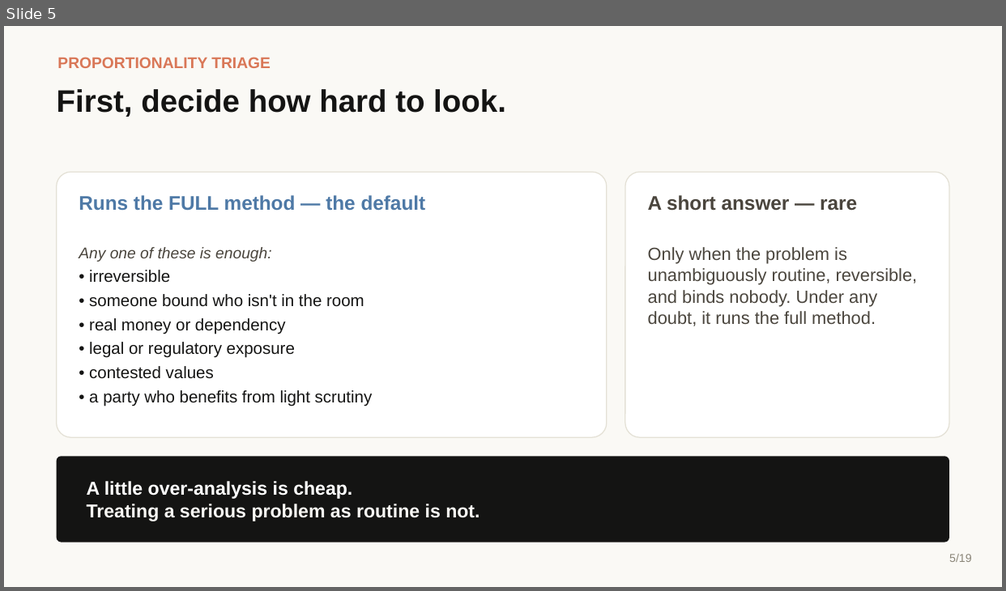
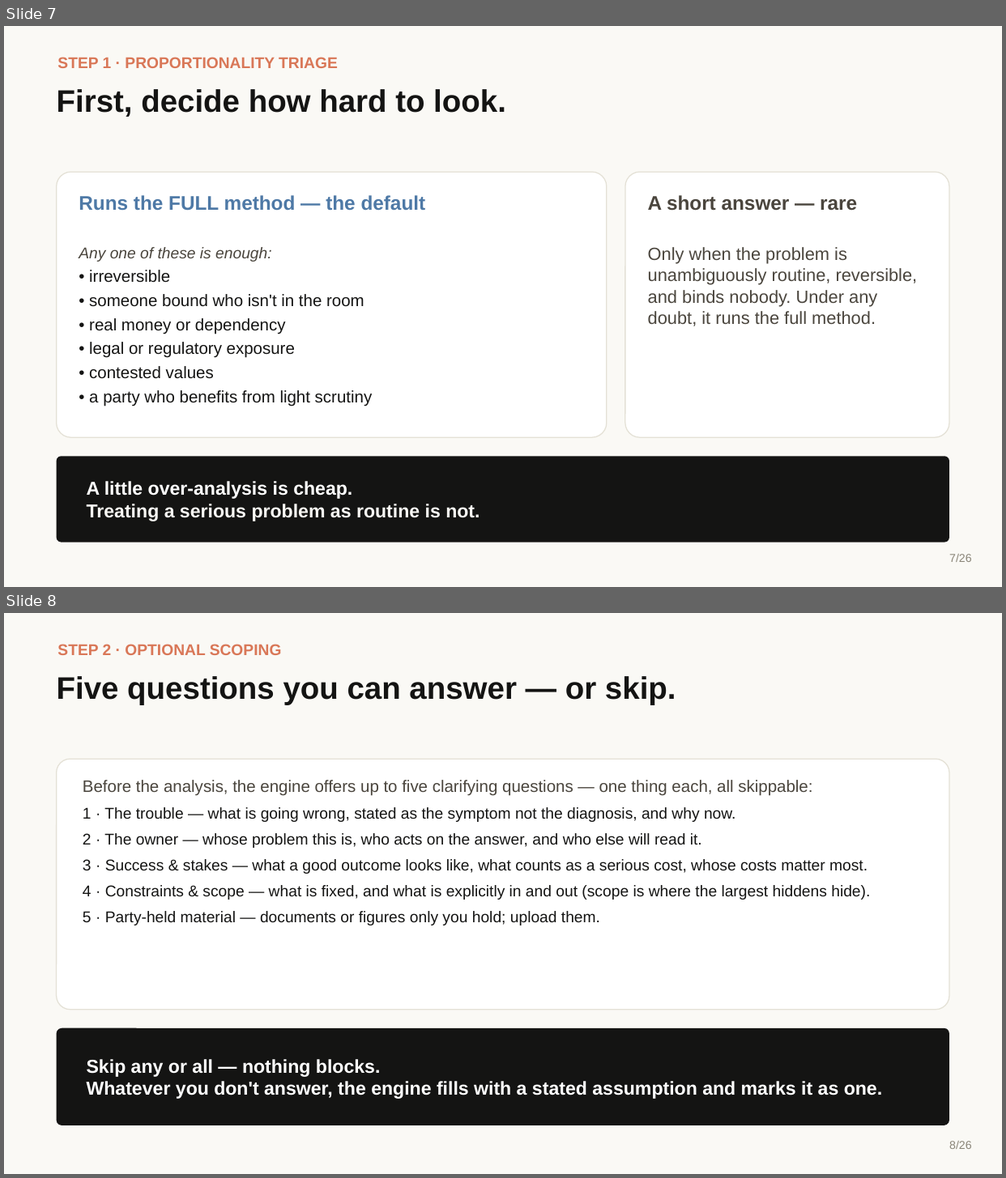
Before and after one commit to ComplexAR/Insight-Engine, a slide deck: Presentation/Insight-Engine-Explainer.pptx. Shown one above the other, each under a label of ours: slide 5 before the commit, slides 7 and 8 after it. The pictures are 1006x591 and 1006x1178 pixels, drawn with LibreOffice and Linux fonts; fonts in the diff are those of the drawing. Boxes give left, top, right and bottom in pixels: in the first picture for what was removed or moved away, otherwise in the second. Text is boxed around its words. In the diff, an @@ line names an element or a change of style, - is before the commit and + after.

Commit message:
Update explainer deck, script, and generator
Update the chaptered explainer to the 26-slide build: a uniform 12-box
"How it works" map with the invoking command on every step, the 1-12
numbering, dedicated Render (Step 11) and Track (Step 12) slides, and
the model-choice regrouping (adjudication mechanics followed by the two
model-choice slides).

```diff
--- a/Presentation/Insight-Engine-Explainer.pptx
+++ b/Presentation/Insight-Engine-Explainer.pptx
@@ slide 8 added at box(4, 613, 1002, 1174), background #FAF9F5 @@
@@ text added at box(57, 644, 282, 655), 15 pt, text #D97757, bold @@
+STEP 2 · OPTIONAL SCOPING
@@ text added at box(57, 676, 676, 705), 30 pt, text #141413, bold @@
+Five questions you can answer — or skip.
@@ rounded rectangle added at box(57, 759, 949, 1010), fill #FFFFFF, outline #E4E1D6 1 pt @@
@@ text added at box(83, 780, 870, 926), 15 pt, text #141413 @@
+Before the analysis, the engine offers up to five clarifying questions — one thing each, all skippable:
+1 · The trouble — what is going wrong, stated as the symptom not the diagnosis, and why now.
+2 · The owner — whose problem this is, who acts on the answer, and who else will read it.
+3 · Success & stakes — what a good outcome looks like, what counts as a serious cost, whose costs matter most.
+4 · Constraints & scope — what is fixed, and what is explicitly in and out (scope is where the largest hiddens hide).
+5 · Party-held material — documents or figures only you hold; upload them.
@@ rounded rectangle added at box(57, 1029, 949, 1126), fill #141413 @@
@@ text added at box(87, 1059, 882, 1099), 18 pt, text #FFFFFF, bold @@
+Skip any or all — nothing blocks.
+Whatever you don't answer, the engine fills with a stated assumption and marks it as one.
@@ text added at box(949, 1141, 971, 1149), 11 pt, text #8A8578 @@
+8/26
@@ what was slide 5 is now slide 7 @@
@@ slide 7 changed as well @@
@@ text at box(57, 57, 338, 68): text changed @@
-PROPORTIONALITY TRIAGE
+STEP 1 · PROPORTIONALITY TRIAGE
@@ text at box(949, 554, 971, 562): text changed @@
-5/19
+7/26
```
Also in this commit, not shown: 17 other slides changed, 7 other slides added, 1 slide removed, 2 other files.
